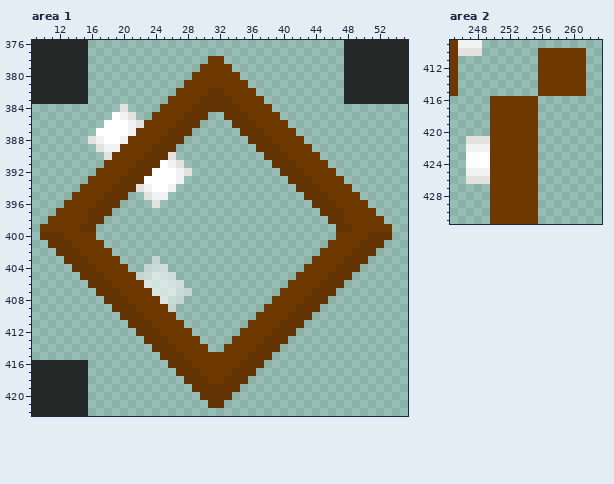
Edited in one commit: pixel-art file (Assets/Sprites/GolfSprites/AsepriteFiles/grass-tiles_with-minigolf-walls.aseprite). Above, as it was before the edit.
448x432 pixels, 1 frame. Colours within 5 levels of each other are drawn and written as one. Shown: area 1: x 9..55, y 376..422; area 2: x 245..263, y 409..431. The commit also changed other parts of the picture, which this record leaves out.
Once edited:
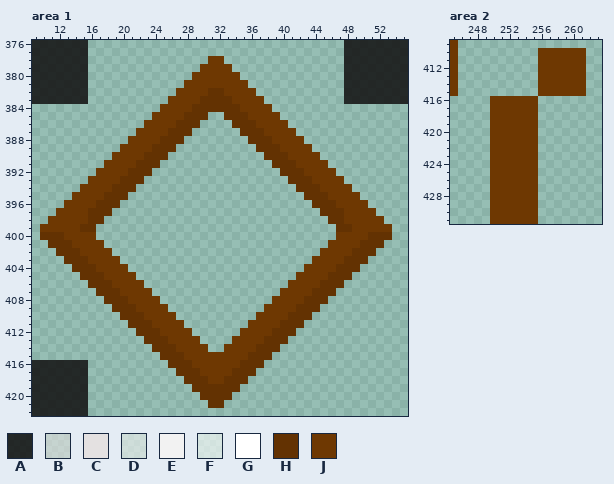
Palette (. is transparent): A #151515e1  B #e4e1e19e  C #e4e1e1  D #f2f2f29e  E #f2f2f2  F #ffffff9e  G #ffffff  H #633202  J #6e3802
Difference:
layer "Layer 2" now hidden
layer "hole-exits" now hidden
Area 1:
y 384: x 20 C -> .
y 385: x 19..21 GEC -> ...
y 386: x 18..22 GGGEC -> .....
y 387: x 17..21 GGGGE -> .....
y 388: x 16..20 CEGGE -> .....
y 389: x 17..19 CEE -> ...
y 390: x 18 C -> .; x 26 C -> .
y 391: x 25..27 GEC -> ...
y 392: x 24..28 GGGEC -> .....
y 393: x 23..27 GGGGE -> .....
y 394: x 22..26 CEGGE -> .....
y 395: x 23..25 CEE -> ...
y 396: x 24 C -> .
y 403: x 24 B -> .
y 404: x 23..25 BDD -> ...
y 405: x 22..26 BDFFD -> .....
y 406: x 23..27 FFFFD -> .....
y 407: x 24..28 FFFDB -> .....
y 408: x 25..27 FDB -> ...
y 409: x 26 B -> .
Area 2:
y 409: x 246..248 EEE -> ...
y 410: x 246..248 CCC -> ...
y 421: x 247..249 CCC -> ...
y 422: x 247..249 EEE -> ...
y 423..424: x 247..249 GGG -> ...
y 425: x 247..249 EEE -> ...
y 426: x 247..249 CCC -> ...
